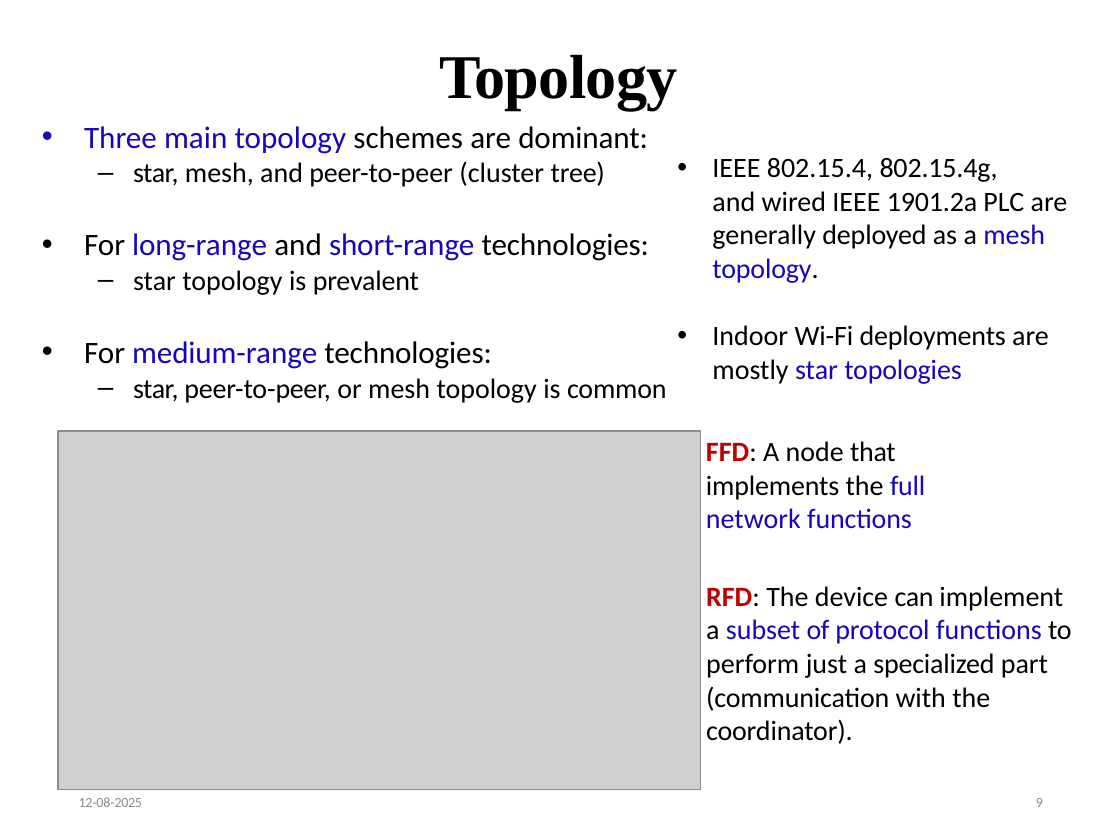
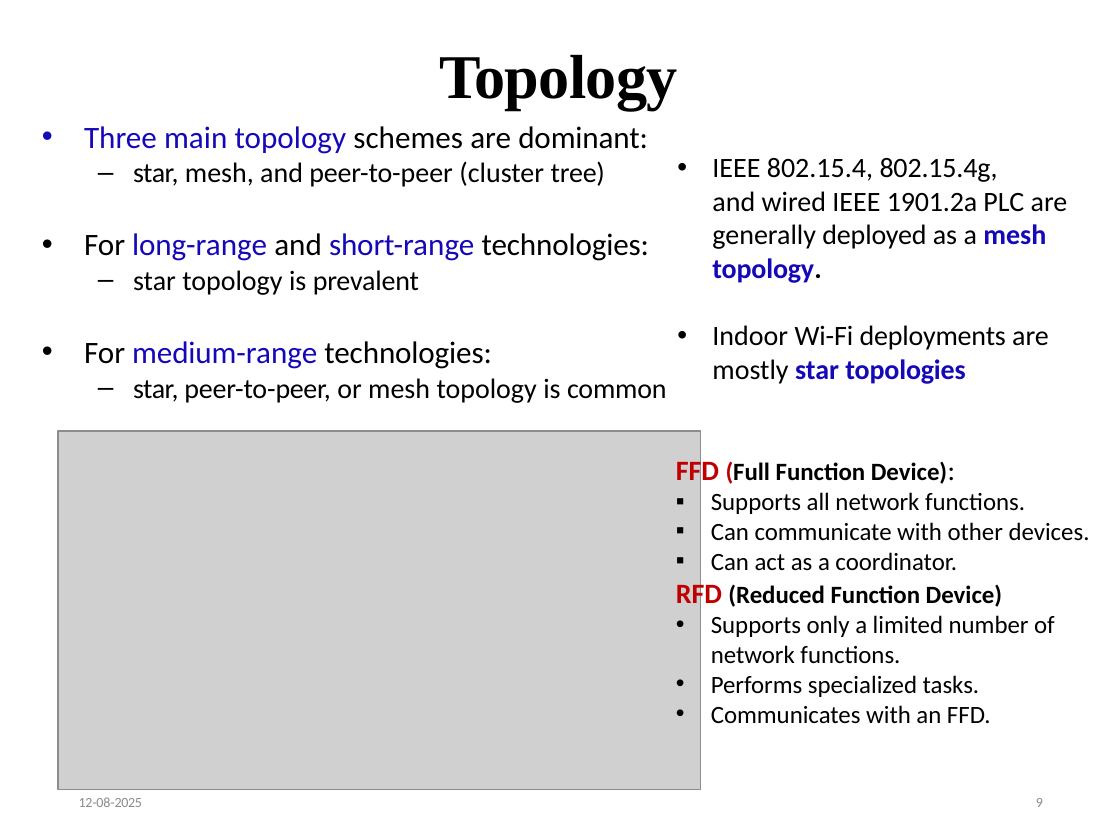
Before and after one commit to najnin26/Internet-of-Things-IoT, a slide deck: slide 9 of Chapter_4_Slide_1_IoT_Net_Access_Technologies.pptx. Drawn at 1120x840 pixels with LibreOffice and Linux fonts; fonts in the diff are those of the drawing; grey boxes stand for pictures. Boxes give left, top, right and bottom in pixels: in the first picture for what was removed or moved away, otherwise in the second. Text is boxed around its words. In the diff, an @@ line names an element or a change of style, - is before the commit and + after.

```diff
--- a/Chapter_4_Slide_1_IoT_Net_Access_Technologies.pptx
+++ b/Chapter_4_Slide_1_IoT_Net_Access_Technologies.pptx
@@ text at (712,191,1068,384): bold on in "mesh topology.", "star topologies" @@
@@ text at (676,456,1090,724): text changed; size 18 to 16 pt @@
-FFD: A node that implements the full network functions
-RFD: The device can implement a subset of protocol functions to perform just a specialized part (communication with the coordinator).
+FFD (Full Function Device):
+▪ Supports all network functions.
+▪ Can communicate with other devices.
+▪ Can act as a coordinator.
+RFD (Reduced Function Device)
+• Supports only a limited number of network functions.
+• Performs specialized tasks.
+• Communicates with an FFD.
```
Also in this commit, not shown: 9 other slides changed.
